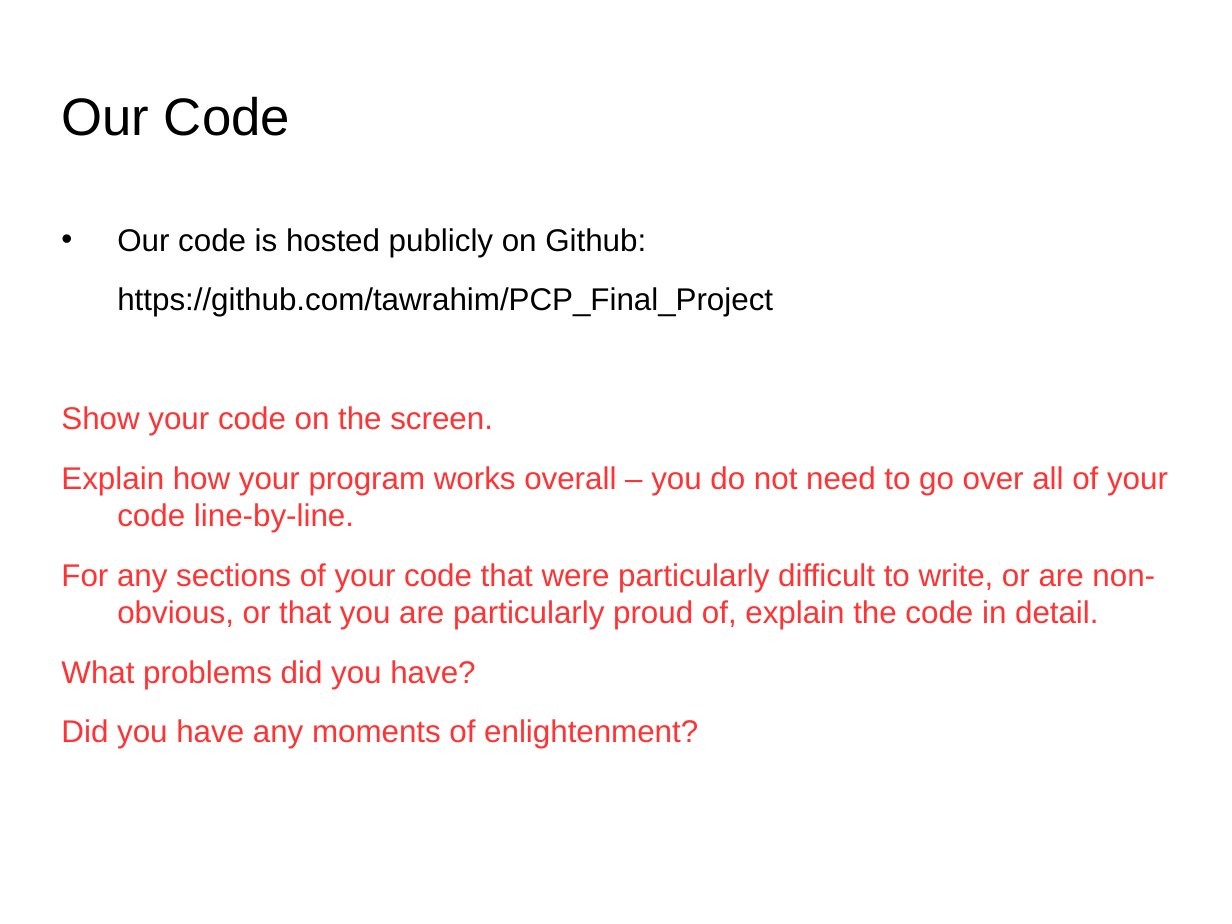
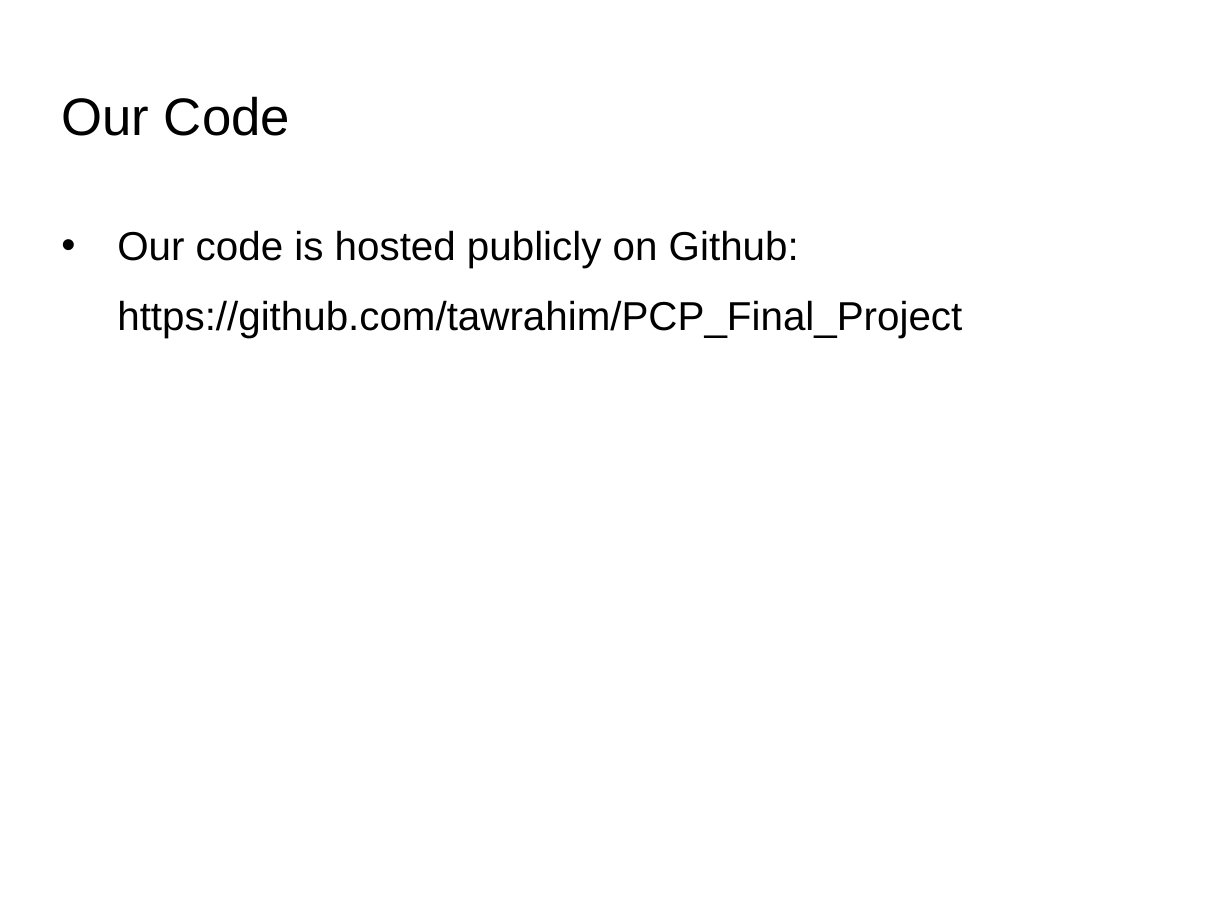
Before and after one commit to tawrahim/PCP_Final_Project, a slide deck: slide 18 of presentation.ppt. Drawn at 1232x924 pixels with LibreOffice and Linux fonts; fonts in the diff are those of the drawing; background and template pictures are left out. Boxes give left, top, right and bottom in pixels: in the first picture for what was removed or moved away, otherwise in the second. Text is boxed around its words. In the diff, an @@ line names an element or a change of style, - is before the commit and + after.

Commit message:
Minor fixes to the PPT
There were a few typos, red text and I also moved 'Our Result' to before
the graphs.

```diff
--- a/presentation.ppt
+++ b/presentation.ppt
@@ text "Our code is hosted publicly ..." at (x1=117, y1=230, x2=962, y2=338): size 20.1 to 26 pt @@
@@ text at (x1=61, y1=406, x2=1168, y2=748): paragraphs removed @@
-Show your code on the screen.
-Explain how your program works overall – you do not need to go over all of your code line-by-line.
-For any sections of your code that were particularly difficult to write, or are non-obvious, or that you are particularly proud of, explain the code in detail.
-What problems did you have?
-Did you have any moments of enlightenment?
```
Also in this commit, not shown: 3 other slides changed.
